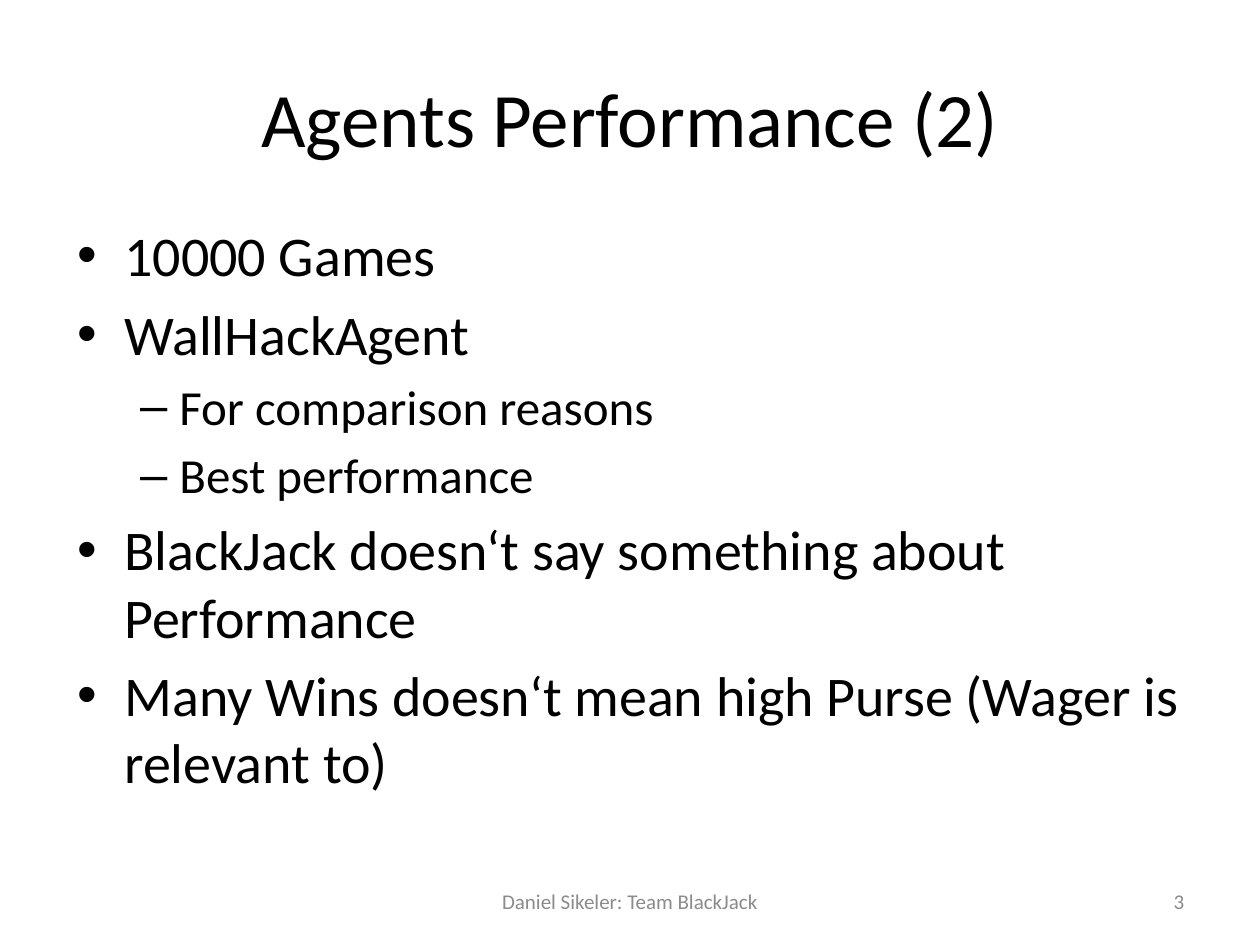
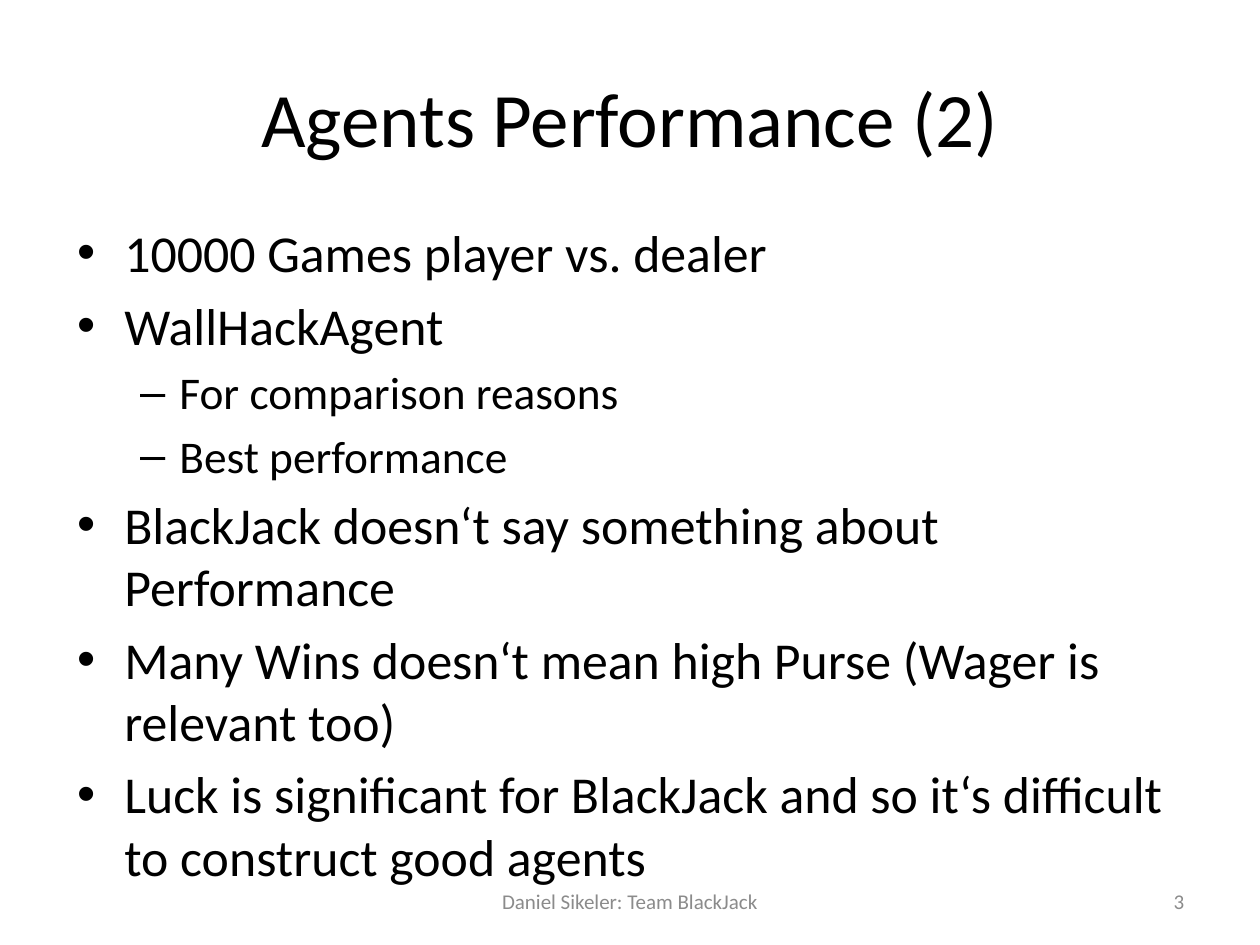
Before and after one commit to mfreiwald/Blackjack_AI, a slide deck: slide 3 of non-src/Presentation/relevance.pptx. Drawn at 1260x945 pixels with LibreOffice and Linux fonts; fonts in the diff are those of the drawing. Boxes give left, top, right and bottom in pixels: in the first picture for what was removed or moved away, otherwise in the second. Text is boxed around its words. In the diff, an @@ line names an element or a change of style, - is before the commit and + after.

Commit message:
minor changes

```diff
--- a/non-src/Presentation/relevance.pptx
+++ b/non-src/Presentation/relevance.pptx
@@ text at [124, 236, 766, 281]: text changed; size 32 to 29.6 pt @@
-• 10000 Games
+• 10000 Games player vs. dealer
@@ text at [124, 309, 939, 607]: size 32 to 29.6 pt in "WallHackAgent", "BlackJack doesn‘t say something about Performance"; size 28 to 25.9 pt in "For comparison reasons", "Best performance" @@
@@ text at [124, 641, 1162, 822]: text changed; size 32 to 29.6 pt @@
-• Many Wins doesn‘t mean high Purse (Wager is relevant to)
+• Many Wins doesn‘t mean high Purse (Wager is relevant too)
+• Luck is significant for BlackJack and so it‘s difficult to construct good agents
```
Also in this commit, not shown: 1 other slide changed.
